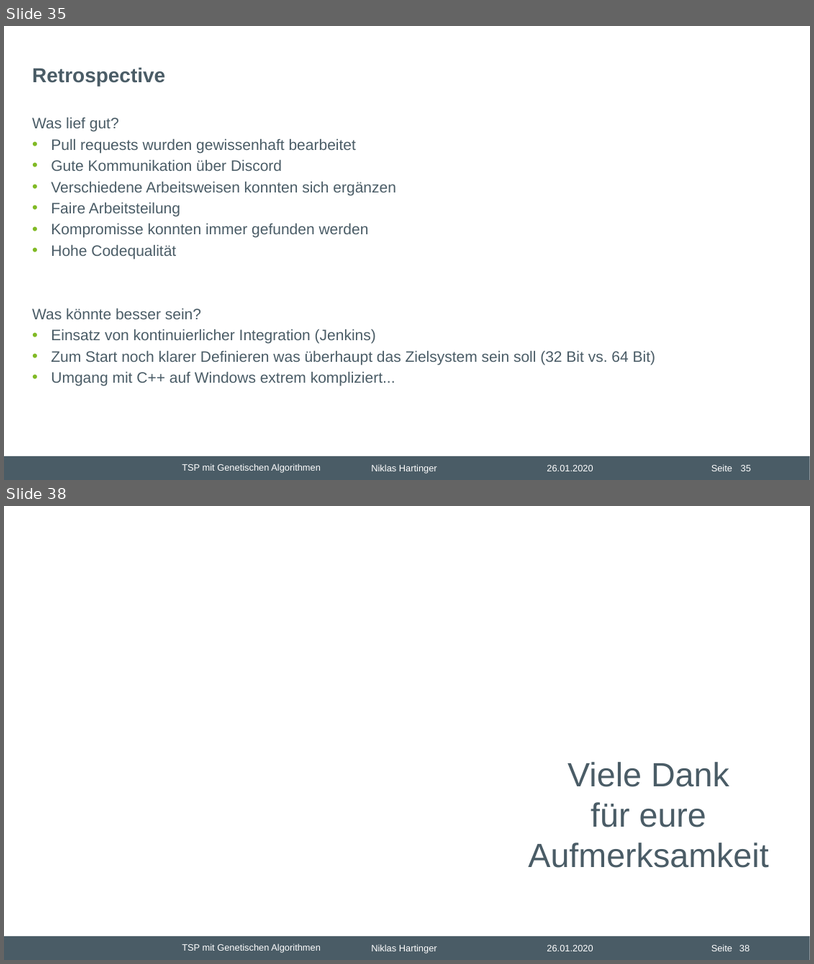
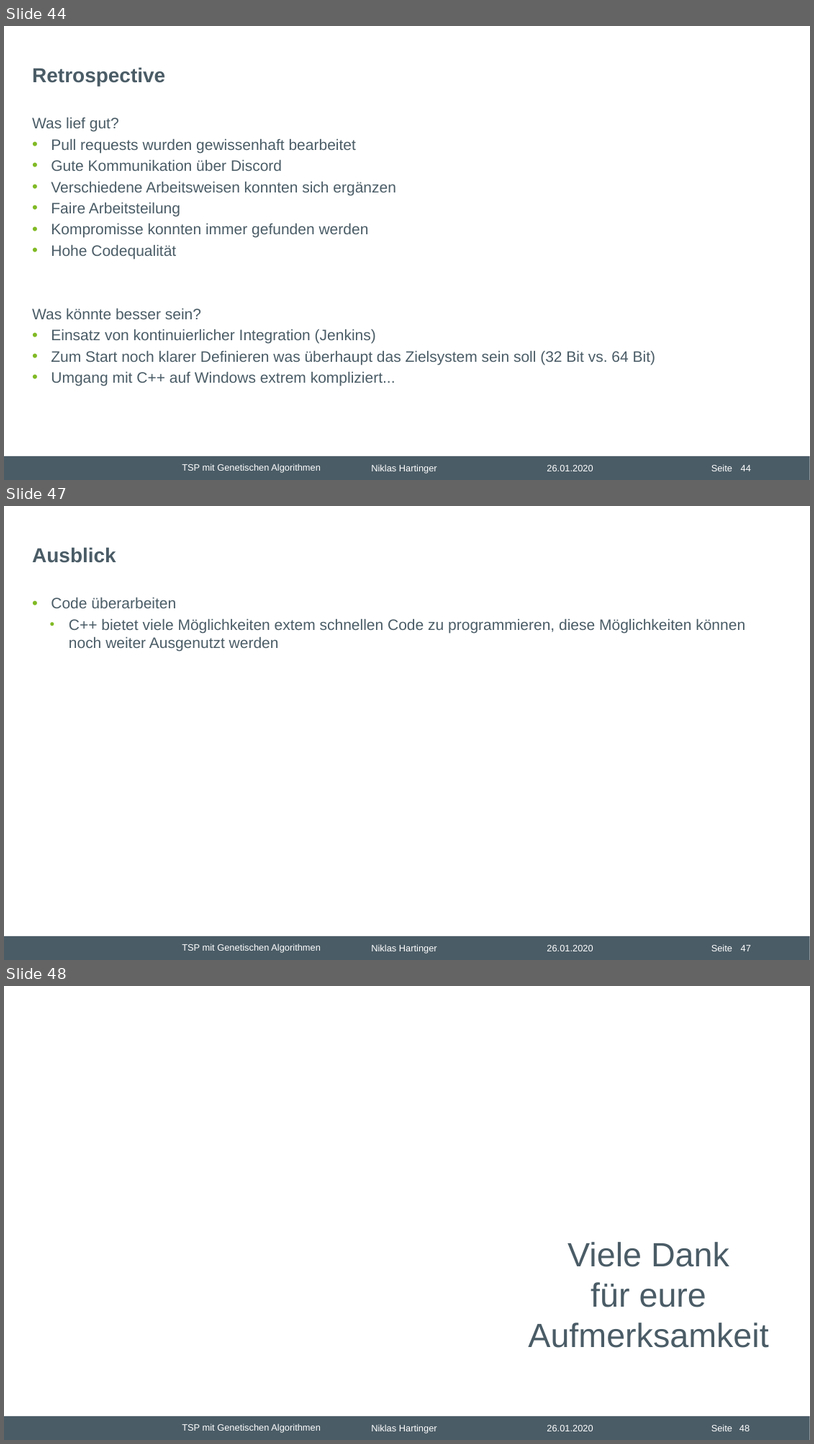
Before and after one commit to nhrt/Genetic-Algorithms, a slide deck: Projektvortrag/Präsentation Projektvortrag.pptx. Shown one above the other, each under a label of ours: slides 35 and 38 before the commit, slides 44, 47 and 48 after it; the slides between them are not shown. The pictures are 814x964 and 814x1444 pixels, drawn with LibreOffice and Linux fonts; fonts in the diff are those of the drawing; background and template pictures are left out. Boxes give left, top, right and bottom in pixels: in the first picture for what was removed or moved away, otherwise in the second. Text is boxed around its words. In the diff, an @@ line names an element or a change of style, - is before the commit and + after.

```diff
--- a/Projektvortrag/Präsentation Projektvortrag.pptx
+++ b/Projektvortrag/Präsentation Projektvortrag.pptx
@@ slide 47 added at [4,506,810,960], background #FFFFFF; not listed: 6 template elements that a slide beside it also shows @@
@@ title added at [32,547,116,563], 24 pt, text #4A5C66, bold @@
+Ausblick
@@ text added at [51,597,746,651], 18 pt, text #4A5C66 @@
+• Code überarbeiten
+  • C++ bietet viele Möglichkeiten extem schnellen Code zu programmieren, diese Möglichkeiten können noch weiter Ausgenutzt werden
@@ what was slide 35 is now slide 44 @@
@@ page number at [741,464,751,471]: text changed @@
-35
+44
@@ what was slide 38 is now slide 48 @@
@@ page number at [740,1424,750,1431]: text changed @@
-38
+48
```
Also in this commit, not shown: 12 slides changed, 16 other slides added, 6 slides removed, 14 other files.
